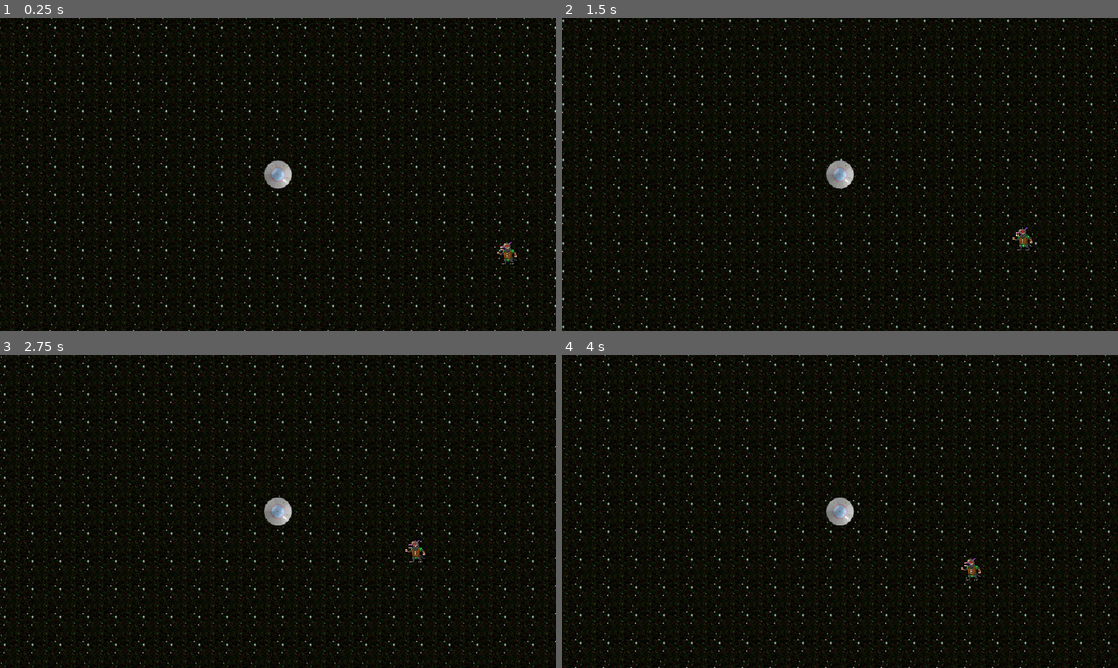
Above: before the commit, frames 1-4 (two rows, left to right).
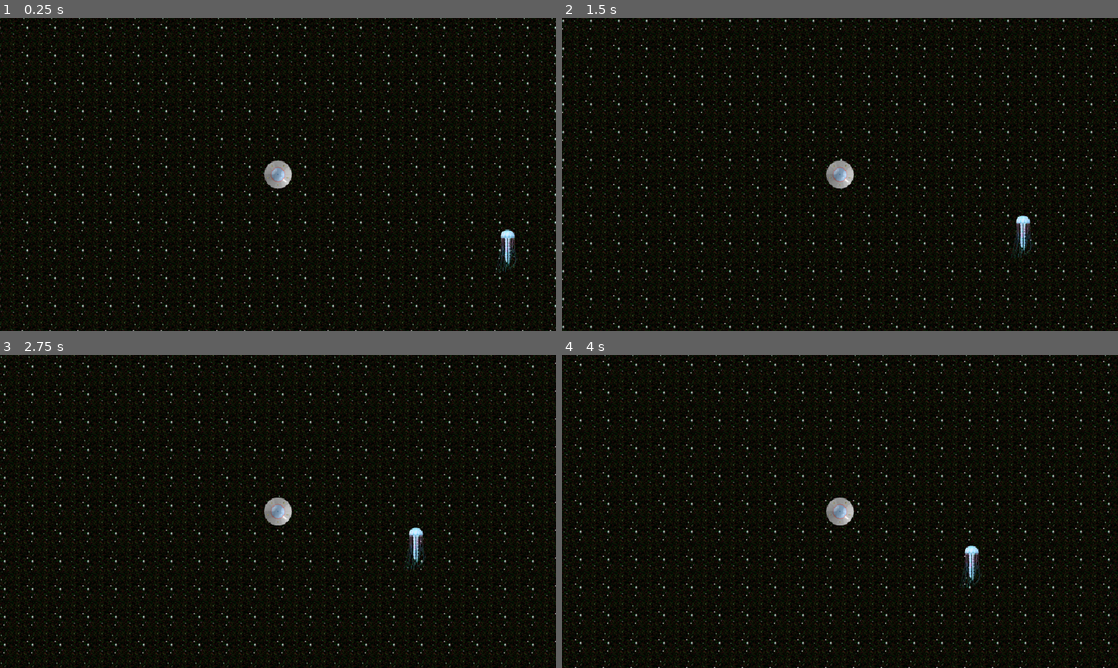
Above: after the commit, the same moments.

Repository: alyssajs/SpaceSurvivor
Game: Godot game, scene res://World/world.tscn
The game is run twice, just before and just after one commit, with the same random seed, the same clock (stepped at 60 frames per second) and the same inputs.
Inputs:
- Up to frame 1 (0.25 s): no input
- Up to frame 2 (1.5 s): hold D (right) 0.53-1.28 s; hold S (down) from 1.28 s (still down)
- Up to frame 3 (2.75 s): release S (down) at 2.03 s; hold D (right) from 2.03 s (still down)
- Up to frame 4 (4 s): release D (right) at 2.78 s; hold W (up) 2.78-3.53 s; hold A (left) from 3.53 s (still down)

The runs differ from the first frame. In frame 1, 0.3% of the frame differs, in the area x 89-94%, y 67-82%; in frame 2, 0.3%; in frame 3, 0.3%; in frame 4, 0.3%.

Commit message:
Adding hitbox/hurtbox logic

Diff:
--- a/Enemy/enemy.gd
+++ b/Enemy/enemy.gd
@@ -1,6 +1,7 @@
 extends CharacterBody2D
 
 @export var movement_speed = 20.0
+@export var hp = 10
 
 @onready var player = get_tree().get_first_node_in_group("player")
 
@@ -8,3 +9,9 @@
 	var direction = global_position.direction_to(player.global_position)
 	velocity = movement_speed * direction
 	move_and_slide()
+
+
+func _on_hurt_box_hurt(damage):
+	hp -= damage
+	if hp <= 0:
+		queue_free()
--- a/Enemy/enemy.tscn
+++ b/Enemy/enemy.tscn
@@ -1,20 +1,50 @@
-[gd_scene load_steps=4 format=3 uid="uid://bresaqrjg0k3"]
+[gd_scene load_steps=8 format=3 uid="uid://bresaqrjg0k3"]
 
-[ext_resource type="Texture2D" uid="uid://be0e6grahjlh0" path="res://Textures/Enemy/kolbold_weak.png" id="1_egfus"]
 [ext_resource type="Script" path="res://Enemy/enemy.gd" id="1_jg5ia"]
+[ext_resource type="Texture2D" uid="uid://drpqnlm728yhh" path="res://Textures/Enemy/jellyfish.png" id="2_mhcso"]
+[ext_resource type="PackedScene" uid="uid://c6117msb48vmf" path="res://Utility/hurtbox.tscn" id="3_6y5hb"]
+[ext_resource type="PackedScene" uid="uid://dsump760oywy2" path="res://Utility/hitbox.tscn" id="4_xrq4d"]
 
 [sub_resource type="CapsuleShape2D" id="CapsuleShape2D_mngku"]
-radius = 5.0
-height = 22.0
+radius = 4.0
+height = 38.0
+
+[sub_resource type="CapsuleShape2D" id="CapsuleShape2D_utdpr"]
+radius = 9.0
+height = 48.0
+
+[sub_resource type="CapsuleShape2D" id="CapsuleShape2D_b5ktk"]
+radius = 7.0
+height = 44.0
 
 [node name="enemy_kolbold_weak" type="CharacterBody2D"]
 motion_mode = 1
 script = ExtResource("1_jg5ia")
 
 [node name="Sprite2D" type="Sprite2D" parent="."]
-texture = ExtResource("1_egfus")
-hframes = 2
+texture = ExtResource("2_mhcso")
 
 [node name="CollisionShape2D" type="CollisionShape2D" parent="."]
-position = Vector2(1, 2)
+position = Vector2(1, -3)
 shape = SubResource("CapsuleShape2D_mngku")
+
+[node name="EnemyHurtBox" parent="." instance=ExtResource("3_6y5hb")]
+collision_layer = 4
+collision_mask = 4
+
+[node name="CollisionShape2D" parent="EnemyHurtBox" index="0"]
+position = Vector2(1, -2)
+shape = SubResource("CapsuleShape2D_utdpr")
+
+[node name="EnemyHitBox" parent="." instance=ExtResource("4_xrq4d")]
+collision_layer = 2
+collision_mask = 2
+
+[node name="CollisionShape2D" parent="EnemyHitBox" index="0"]
+position = Vector2(1, -2)
+shape = SubResource("CapsuleShape2D_b5ktk")
+
+[connection signal="hurt" from="EnemyHurtBox" to="." method="_on_hurt_box_hurt"]
+
+[editable path="EnemyHurtBox"]
+[editable path="EnemyHitBox"]
--- a/Player/player.gd
+++ b/Player/player.gd
@@ -1,6 +1,7 @@
 extends CharacterBody2D
 
 var movement_speed = 40.0
+var hp = 80
 
 func _physics_process(delta):
 	movement()
@@ -11,3 +12,8 @@
 	var mov = Vector2(x_mov, y_mov)
 	velocity = mov.normalized() * movement_speed
 	move_and_slide()
+
+
+func _on_hurt_box_hurt(damage):
+	hp -= damage
+	print(hp)
--- a/Player/player.tscn
+++ b/Player/player.tscn
@@ -1,9 +1,13 @@
-[gd_scene load_steps=4 format=3 uid="uid://dtrmnpf7f1d40"]
+[gd_scene load_steps=6 format=3 uid="uid://dtrmnpf7f1d40"]
 
 [ext_resource type="Script" path="res://Player/player.gd" id="1_ho1g2"]
 [ext_resource type="Texture2D" uid="uid://cb5732frtdusy" path="res://Textures/Player/UFO_scaled.png" id="2_a15sv"]
+[ext_resource type="PackedScene" uid="uid://c6117msb48vmf" path="res://Utility/hurtbox.tscn" id="3_0hfg3"]
 
 [sub_resource type="CircleShape2D" id="CircleShape2D_ncskq"]
+radius = 15.0
+
+[sub_resource type="CircleShape2D" id="CircleShape2D_vi25v"]
 radius = 16.0
 
 [node name="Player" type="CharacterBody2D" groups=["player"]]
@@ -17,3 +21,15 @@
 
 [node name="CollisionShape2D" type="CollisionShape2D" parent="."]
 shape = SubResource("CircleShape2D_ncskq")
+
+[node name="PlayerHurtBox" parent="." instance=ExtResource("3_0hfg3")]
+visible = false
+collision_layer = 2
+collision_mask = 2
+
+[node name="CollisionShape2D" parent="PlayerHurtBox" index="0"]
+shape = SubResource("CircleShape2D_vi25v")
+
+[connection signal="hurt" from="PlayerHurtBox" to="." method="_on_hurt_box_hurt"]
+
+[editable path="PlayerHurtBox"]
--- /dev/null
+++ b/Utility/hitbox.gd
@@ -0,0 +1,13 @@
+extends Area2D
+
+@export var damage = 1
+@onready var collision = $CollisionShape2D
+@onready var disableTimer = $DisableHitBoxTimer
+
+func tempdisable():
+	collision.call_deferred("set", "disabled", true)
+	disableTimer.start()
+
+
+func _on_disable_hit_box_timer_timeout():
+	collision.call_deferred("set", "disabled", false)
--- /dev/null
+++ b/Utility/hitbox.tscn
@@ -0,0 +1,16 @@
+[gd_scene load_steps=2 format=3 uid="uid://dsump760oywy2"]
+
+[ext_resource type="Script" path="res://Utility/hitbox.gd" id="1_rs74v"]
+
+[node name="HitBox" type="Area2D" groups=["attack"]]
+collision_layer = 0
+collision_mask = 0
+script = ExtResource("1_rs74v")
+
+[node name="CollisionShape2D" type="CollisionShape2D" parent="."]
+
+[node name="DisableHitBoxTimer" type="Timer" parent="."]
+wait_time = 0.5
+one_shot = true
+
+[connection signal="timeout" from="DisableHitBoxTimer" to="." method="_on_disable_hit_box_timer_timeout"]
--- /dev/null
+++ b/Utility/hurtbox.gd
@@ -0,0 +1,26 @@
+extends Area2D
+
+@export_enum("Cooldown", "HitOnce", "DisableHitBox") var HurtBoxType = 0
+
+@onready var collision = $CollisionShape2D
+@onready var disableTimer = $DisableTimer
+
+signal hurt(damage)
+
+func _on_area_entered(area):
+	if area.is_in_group("attack"):
+		if not area.get("damage") == null:
+			match HurtBoxType:
+				0: #Cooldown
+					collision.call_deferred("set", "disabled", true)
+					disableTimer.start()
+				1: #HitOnce
+					pass
+				2: #DisableHitBox
+					if area.has_method("tempdisable"):
+						area.tempdisable()
+			var damage = area.damage
+			emit_signal("hurt", damage)
+
+func _on_disable_timer_timeout():
+	collision.call_deferred("set", "disabled", false)
--- /dev/null
+++ b/Utility/hurtbox.tscn
@@ -0,0 +1,17 @@
+[gd_scene load_steps=2 format=3 uid="uid://c6117msb48vmf"]
+
+[ext_resource type="Script" path="res://Utility/hurtbox.gd" id="1_l3f7f"]
+
+[node name="HurtBox" type="Area2D"]
+collision_layer = 0
+collision_mask = 0
+script = ExtResource("1_l3f7f")
+
+[node name="CollisionShape2D" type="CollisionShape2D" parent="."]
+
+[node name="DisableTimer" type="Timer" parent="."]
+wait_time = 0.5
+one_shot = true
+
+[connection signal="area_entered" from="." to="." method="_on_area_entered"]
+[connection signal="timeout" from="DisableTimer" to="." method="_on_disable_timer_timeout"]
--- a/project.godot
+++ b/project.godot
@@ -46,6 +46,13 @@
 ]
 }
 
+[layer_names]
+
+2d_physics/layer_1="World"
+2d_physics/layer_2="Player"
+2d_physics/layer_3="Enemy"
+2d_physics/layer_4="Loot"
+
 [rendering]
 
 textures/canvas_textures/default_texture_filter=0
Binary file added: Textures/Enemy/jellyfish.png
Not shown, added: Textures/Enemy/jellyfish.png.import
